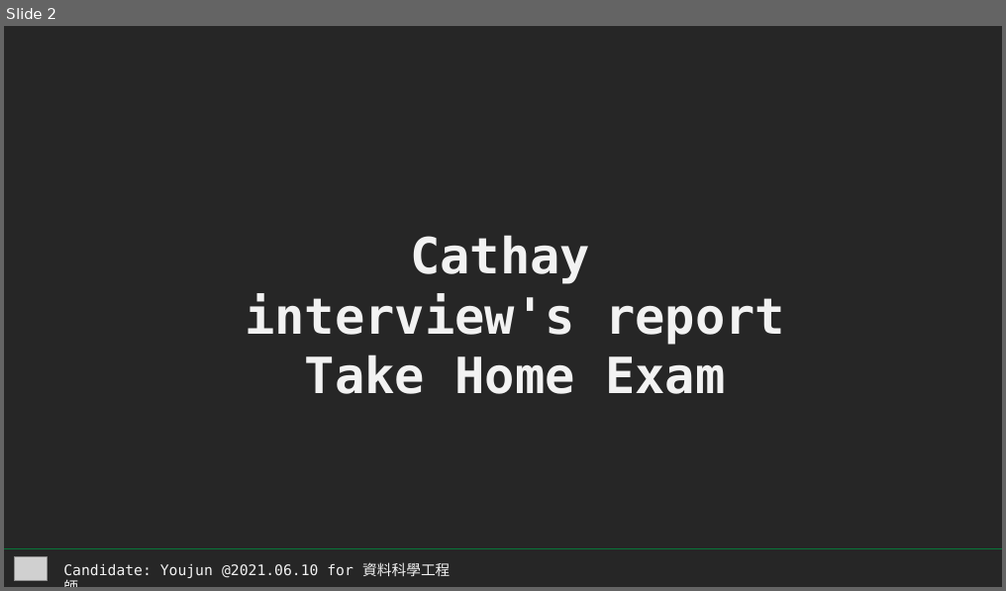
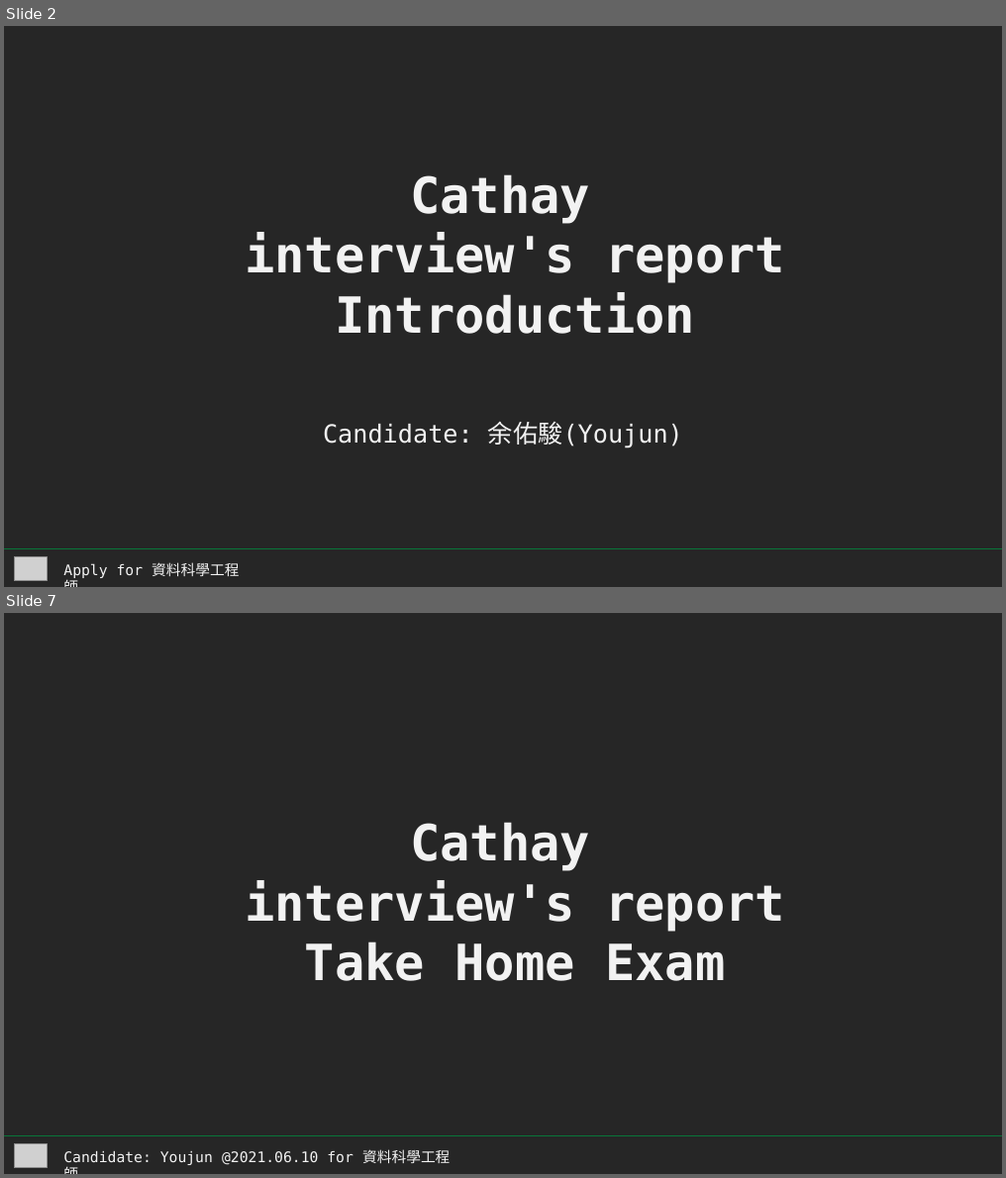
Before and after one commit to littlefish0331/cathay_intervie_591, a slide deck: report_youjun.pptx. Shown one above the other, each under a label of ours: slide 2 before the commit, slides 2 and 7 after it; the slides between them are not shown. The pictures are 1006x591 and 1006x1178 pixels, drawn with LibreOffice and Linux fonts; fonts in the diff are those of the drawing; grey boxes stand for pictures. Boxes give left, top, right and bottom in pixels: in the first picture for what was removed or moved away, otherwise in the second. Text is boxed around its words. In the diff, an @@ line names an element or a change of style, - is before the commit and + after.

```diff
--- a/report_youjun.pptx
+++ b/report_youjun.pptx
@@ slide 2 added at box(4, 26, 1002, 587), background #262626 @@
@@ text added at box(245, 174, 785, 334), 48 pt, text #F2F2F2, bold @@
+Cathay
+interview's report
+Introduction
@@ text added at box(323, 422, 683, 449), 24 pt, text #F2F2F2 @@
+Candidate: 余佑駿(Youjun)
@@ line added from (4, 550) to (1002, 550), #087639 0.5 pt @@
@@ picture added at box(14, 558, 47, 580) @@
@@ text added at box(63, 563, 239, 578), 14 pt, text #F2F2F2 @@
+Apply for 資料科學工程師
@@ what was slide 2 is now slide 7 @@
```
Also in this commit, not shown: 30 other slides added, 3 slides removed, 14 other files.
